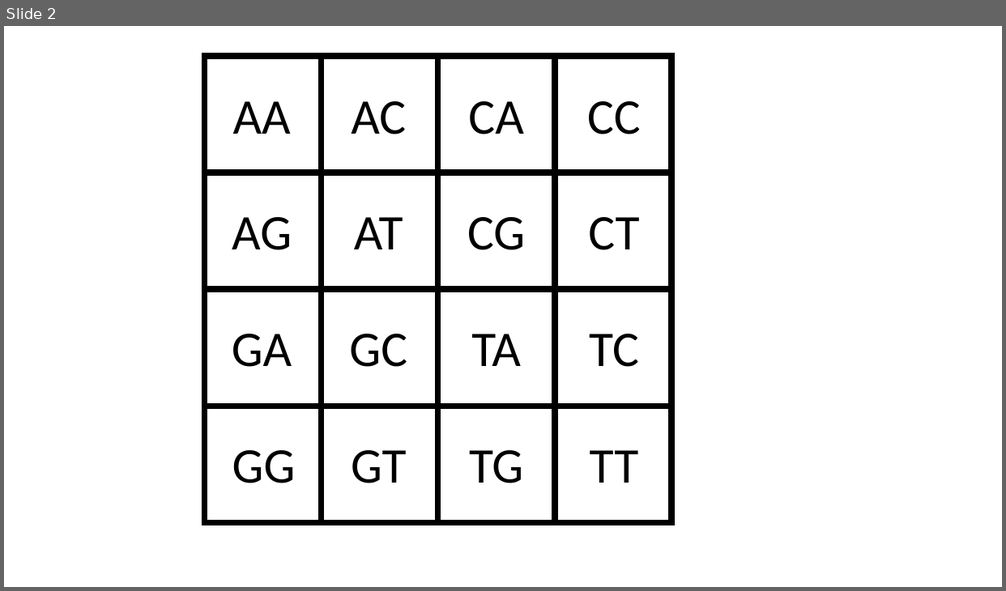
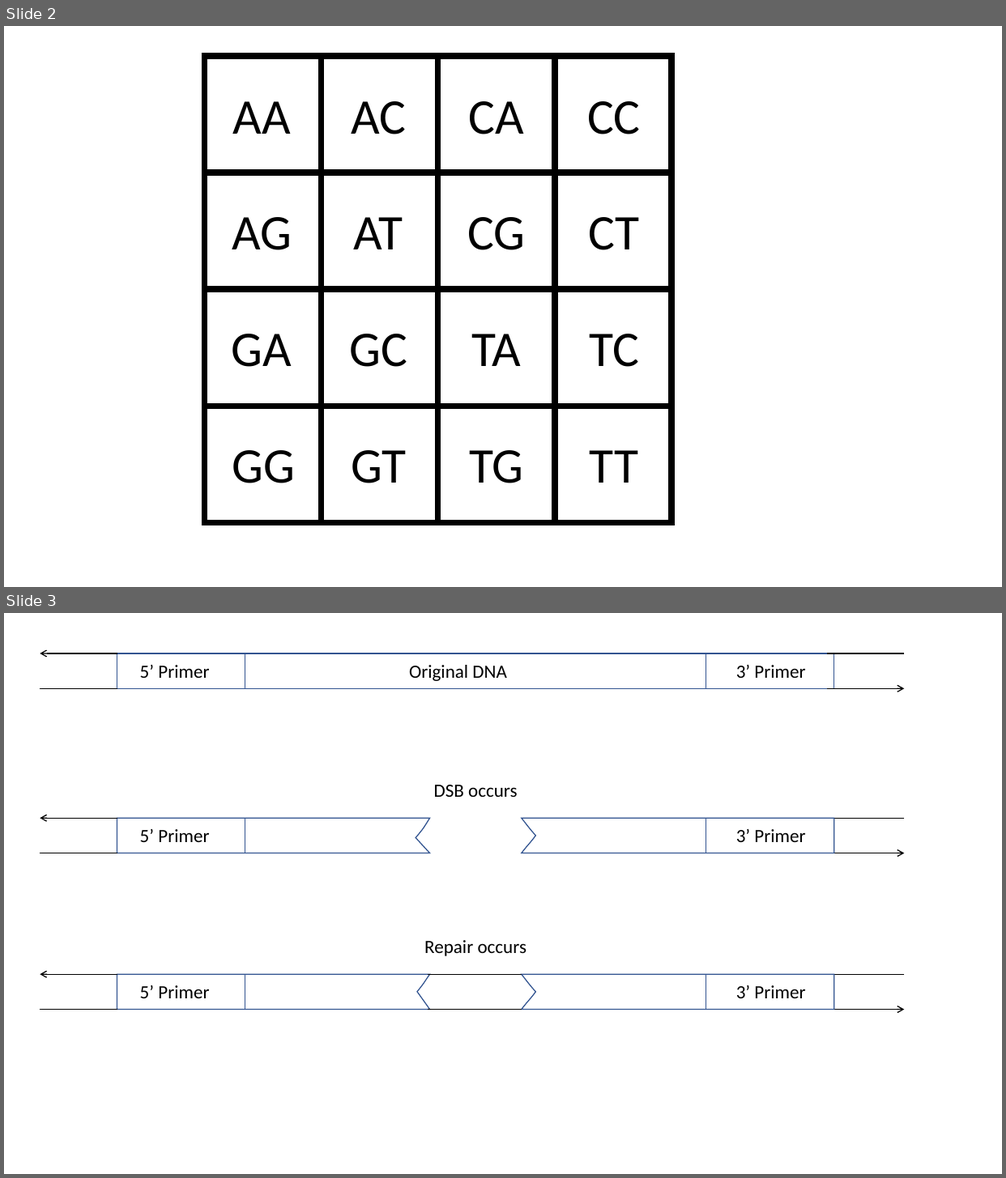
Before and after one commit to tchannagiri/DSBplot, a slide deck: figures/figures.pptx. Shown one above the other, each under a label of ours: slide 2 before the commit, slides 2 and 3 after it. The pictures are 1006x591 and 1006x1178 pixels, drawn with LibreOffice and Linux fonts; fonts in the diff are those of the drawing. Boxes give left, top, right and bottom in pixels: in the first picture for what was removed or moved away, otherwise in the second. Text is boxed around its words. In the diff, an @@ line names an element or a change of style, - is before the commit and + after.

```diff
--- a/figures/figures.pptx
+++ b/figures/figures.pptx
@@ slide 3 added at <box>4,613,1002,1174</box>, background #FFFFFF @@
@@ group added at <box>40,653,905,688</box>: 3 rectangles, 3 texts, 2 arrows, 2 lines @@
+Original DNA
+5’ Primer
+3’ Primer
@@ text added at <box>434,785,517,797</box>, 18 pt, text #000000 @@
+DSB occurs
@@ arrow added from (117, 818) to (40, 818), #000000 1 pt @@
@@ freeform shape added at <box>117,818,430,854</box>, outline #325491 1 pt @@
@@ rectangle added at <box>117,818,245,854</box>, outline #325491 1 pt @@
@@ text added at <box>140,829,209,842</box>, 18 pt, text #000000 @@
+5’ Primer
@@ freeform shape added at <box>522,818,834,854</box>, outline #325491 1 pt @@
@@ rectangle added at <box>706,818,834,854</box>, outline #325491 1 pt @@
@@ text added at <box>736,829,805,842</box>, 18 pt, text #000000 @@
+3’ Primer
@@ line added from (905, 818) to (828, 818), #000000 1 pt @@
@@ line added from (117, 854) to (40, 854), #000000 1 pt @@
@@ arrow added from (828, 854) to (905, 854), #000000 1 pt @@
@@ text added at <box>424,940,526,956</box>, 18 pt, text #000000 @@
+Repair occurs
@@ arrow added from (117, 974) to (40, 974), #000000 1 pt @@
@@ freeform shape added at <box>117,974,430,1010</box>, outline #325491 1 pt @@
@@ rectangle added at <box>117,974,245,1010</box>, outline #325491 1 pt @@
@@ line added from (522, 974) to (428, 974), #000000 1 pt @@
@@ freeform shape added at <box>522,974,834,1010</box>, outline #325491 1 pt @@
@@ rectangle added at <box>706,974,834,1010</box>, outline #325491 1 pt @@
@@ line added from (905, 974) to (828, 974), #000000 1 pt @@
@@ text added at <box>140,986,209,999</box>, 18 pt, text #000000 @@
+5’ Primer
@@ text added at <box>736,986,805,999</box>, 18 pt, text #000000 @@
+3’ Primer
@@ line added from (117, 1010) to (40, 1010), #000000 1 pt @@
@@ line added from (522, 1010) to (428, 1010), #000000 1 pt @@
@@ arrow added from (828, 1010) to (905, 1010), #000000 1 pt @@
```
Also in this commit, not shown: 2 other files.
